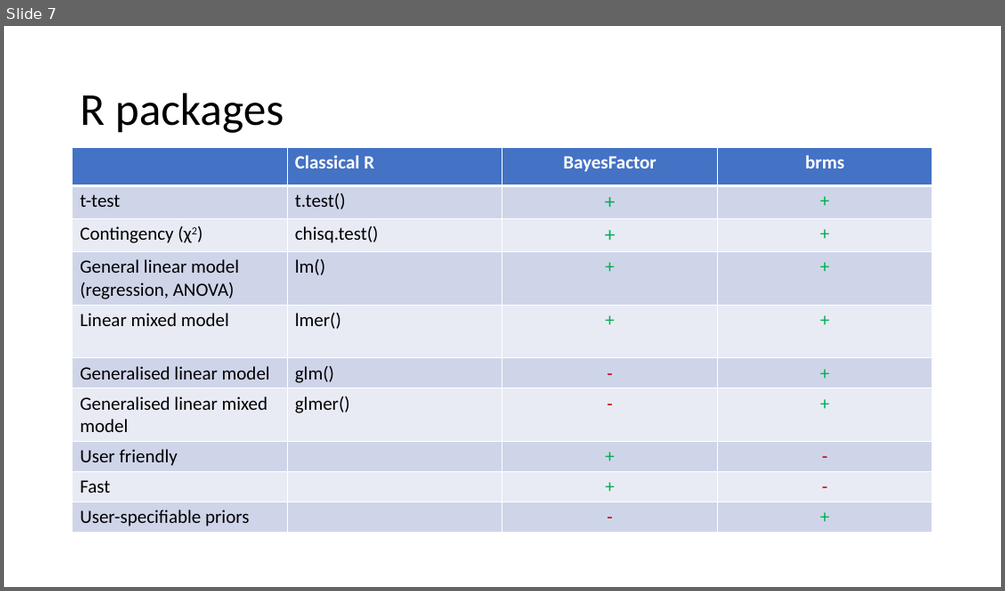
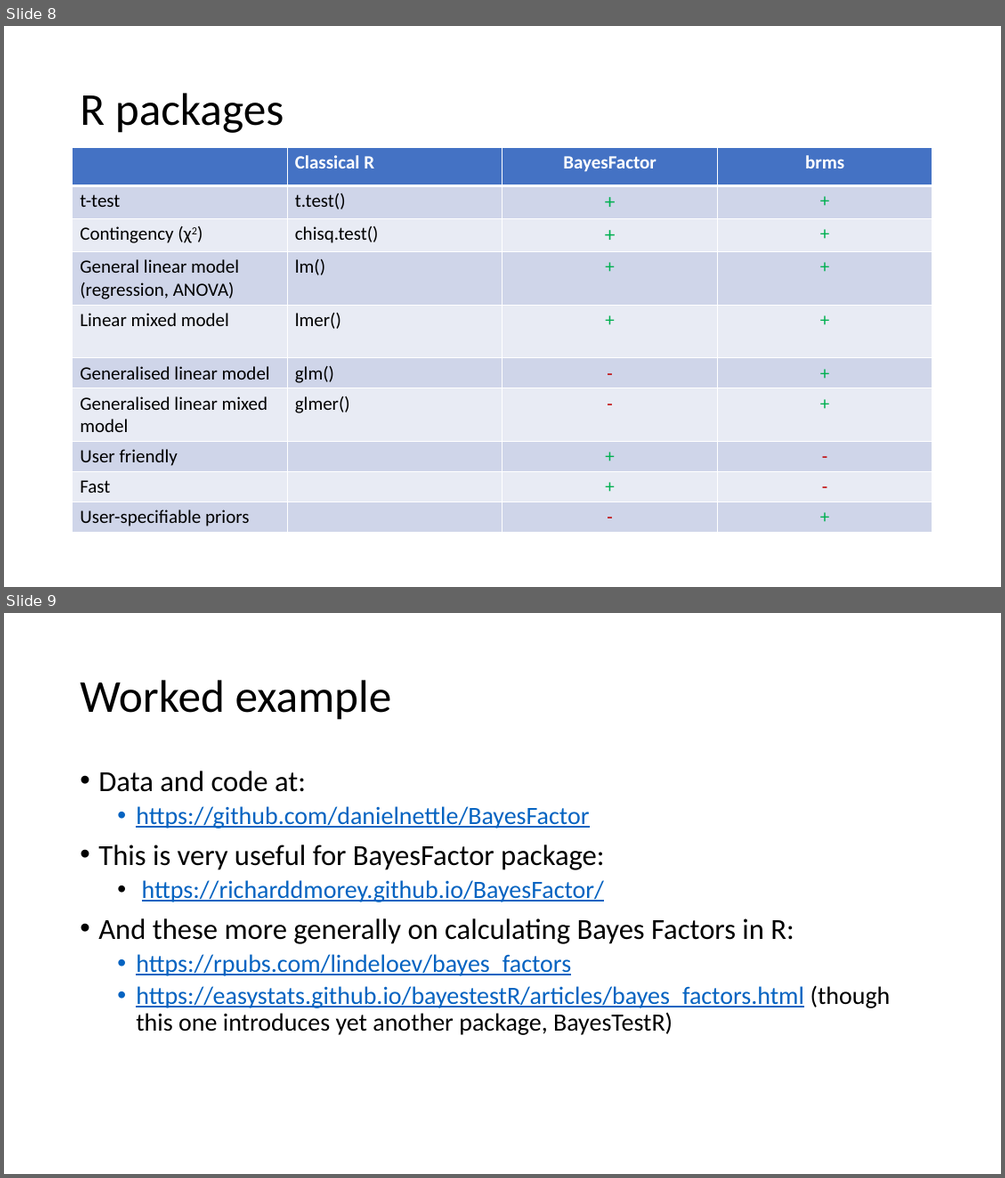
Before and after one commit to danielnettle/BayesFactor, a slide deck: Hypothesis testing with Bayes Factors.pptx. Shown one above the other, each under a label of ours: slide 7 before the commit, slides 8 and 9 after it. The pictures are 1005x591 and 1005x1178 pixels, drawn with LibreOffice and Linux fonts; fonts in the diff are those of the drawing. Boxes give left, top, right and bottom in pixels: in the first picture for what was removed or moved away, otherwise in the second. Text is boxed around its words. In the diff, an @@ line names an element or a change of style, - is before the commit and + after.

```diff
--- a/Hypothesis testing with Bayes Factors.pptx
+++ b/Hypothesis testing with Bayes Factors.pptx
@@ slide 9 added at <box>4,613,1001,1174</box>, background #FFFFFF @@
@@ title added at <box>80,680,392,720</box>, 44 pt, text #000000 @@
+Worked example
@@ text added at <box>98,771,890,1035</box>, 24 pt, text #0563C1, underline @@
+• Data and code at:
+  • https://github.com/danielnettle/BayesFactor
+• This is very useful for BayesFactor package:
+  • https://richarddmorey.github.io/BayesFactor/
+• And these more generally on calculating Bayes Factors in R:
+  • https://rpubs.com/lindeloev/bayes_factors
+  • https://easystats.github.io/bayestestR/articles/bayes_factors.html (though this one introduces yet another package, BayesTestR)
@@ what was slide 7 is now slide 8 @@
```
Also in this commit, not shown: 1 slide changed, 1 other slide added.
